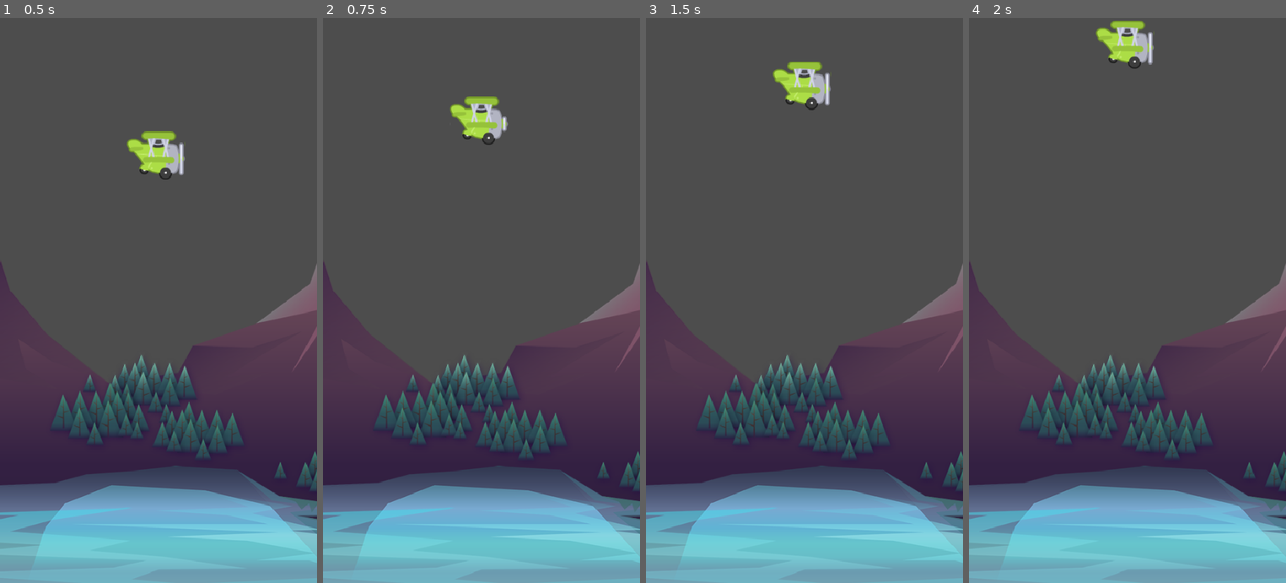
Above: before the commit, frames 1-4 (left to right).
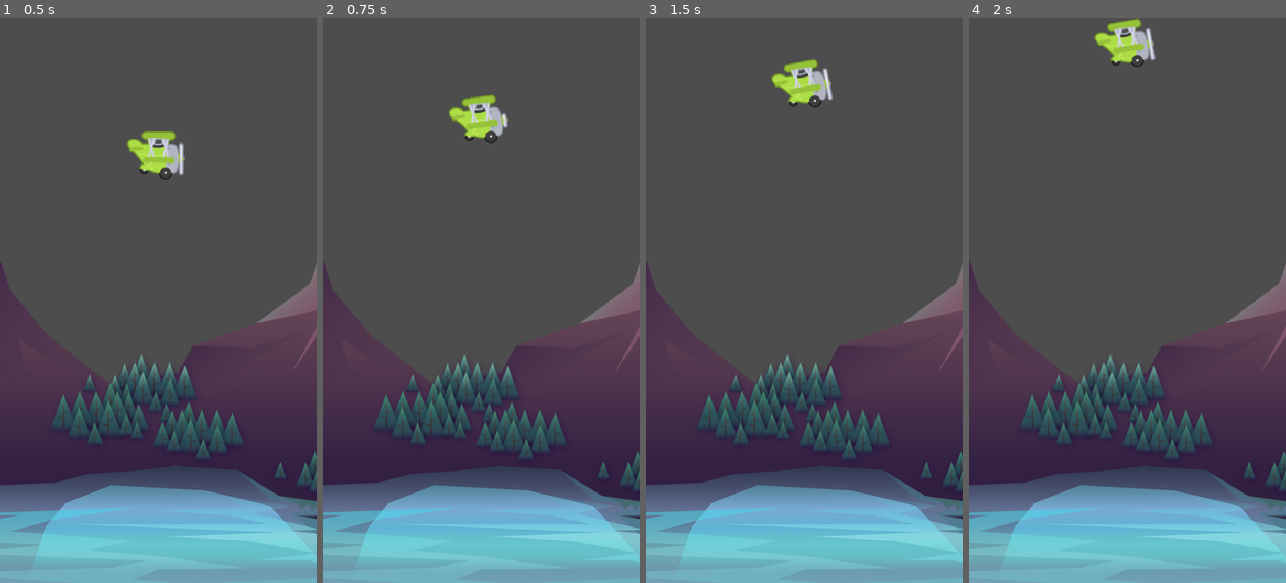
Above: after the commit, the same moments.

Repository: zserzzzz/Tappy
Game: Godot game, scene res://Scenes/Game/game.tscn
The game is run twice, just before and just after one commit, with the same random seed, the same clock (stepped at 60 frames per second) and the same inputs.
Inputs:
- Up to frame 1 (0.5 s): no input
- Up to frame 2 (0.75 s): hold Space (jump) from 0.53 s (still down)
- Up to frame 3 (1.5 s): release Space (jump) at 1.28 s; tap Space (jump) at 1.35 s
- Up to frame 4 (2 s): tap Space (jump) at 1.52, 1.82 s

Frame 1 is identical in both runs. In frame 2, 0.5% of the frame differs, in the area x 39-59%, y 13-23%; in frame 3, 0.7%, in the area x 39-60%, y 7-17%; in frame 4, 0.6%.

Commit message:
anim done!

Diff:
--- a/Scenes/Plane/character_body_2d.gd
+++ b/Scenes/Plane/character_body_2d.gd
@@ -1,12 +1,16 @@
 extends CharacterBody2D
 
 var gravity: float = ProjectSettings.get("physics/2d/default_gravity")
+@onready var animation_player: AnimationPlayer = $AnimationPlayer
 
 
 func _input(event: InputEvent) -> void:
 	if event.is_action_pressed("jump"):
 		print("jumped")
 		velocity.y = -500
+		if animation_player.is_playing():
+			animation_player.stop()
+		animation_player.play("jump")
 
 func _physics_process(delta: float) -> void:
 	velocity.y += gravity * delta
--- a/Scenes/Plane/character_body_2d.tscn
+++ b/Scenes/Plane/character_body_2d.tscn
@@ -34,6 +34,43 @@
 
 [sub_resource type="CircleShape2D" id="CircleShape2D_hp0ib"]
 
+[sub_resource type="Animation" id="Animation_1cu6o"]
+resource_name = "jump"
+length = 0.5
+tracks/0/type = "value"
+tracks/0/imported = false
+tracks/0/enabled = true
+tracks/0/path = NodePath(".:rotation")
+tracks/0/interp = 1
+tracks/0/loop_wrap = true
+tracks/0/keys = {
+"times": PackedFloat32Array(0, 0.0333, 0.3663),
+"transitions": PackedFloat32Array(1, 1, 6.72718),
+"update": 0,
+"values": [0.0, -0.261799, 0.0]
+}
+
+[sub_resource type="Animation" id="Animation_hp0ib"]
+length = 0.001
+tracks/0/type = "value"
+tracks/0/imported = false
+tracks/0/enabled = true
+tracks/0/path = NodePath(".:rotation")
+tracks/0/interp = 1
+tracks/0/loop_wrap = true
+tracks/0/keys = {
+"times": PackedFloat32Array(0),
+"transitions": PackedFloat32Array(1),
+"update": 0,
+"values": [0.0]
+}
+
+[sub_resource type="AnimationLibrary" id="AnimationLibrary_bpvuh"]
+_data = {
+&"RESET": SubResource("Animation_hp0ib"),
+&"jump": SubResource("Animation_1cu6o")
+}
+
 [node name="Plane" type="CharacterBody2D"]
 motion_mode = 1
 script = ExtResource("1_1cu6o")
@@ -41,9 +78,14 @@
 [node name="AnimatedSprite2D" type="AnimatedSprite2D" parent="."]
 sprite_frames = SubResource("SpriteFrames_yw6ve")
 autoplay = "default"
-frame_progress = 0.623848
+frame_progress = 0.971123
 
 [node name="CollisionShape2D" type="CollisionShape2D" parent="."]
 position = Vector2(2, -1)
 scale = Vector2(5.15363, 3.88399)
 shape = SubResource("CircleShape2D_hp0ib")
+
+[node name="AnimationPlayer" type="AnimationPlayer" parent="."]
+libraries = {
+&"": SubResource("AnimationLibrary_bpvuh")
+}
Not shown: 1 places in Scenes/Plane/character_body_2d.tscn that only renumber resources
